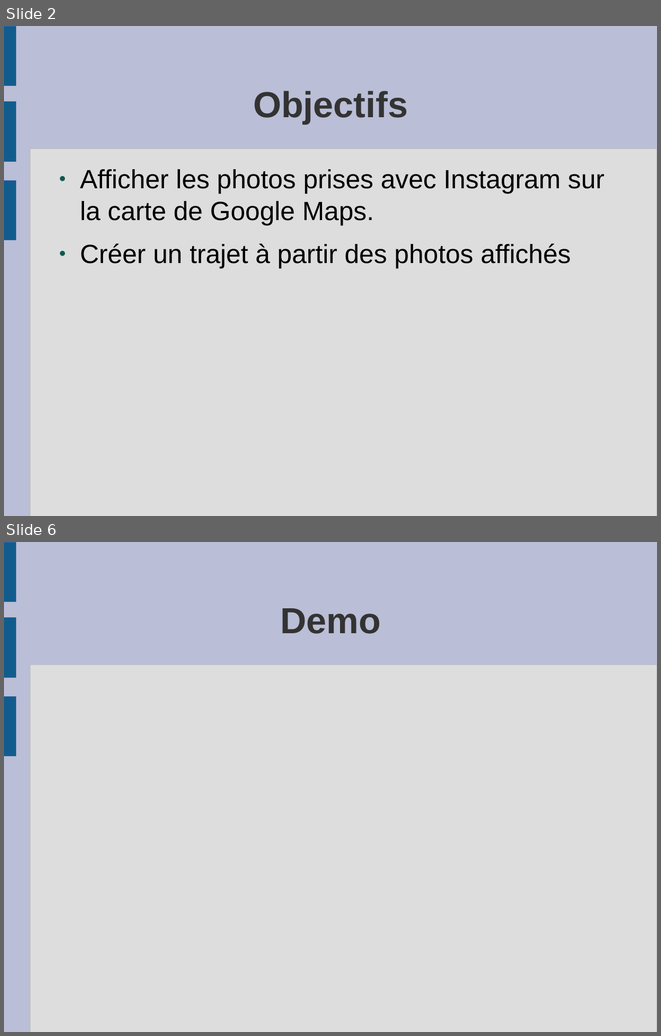
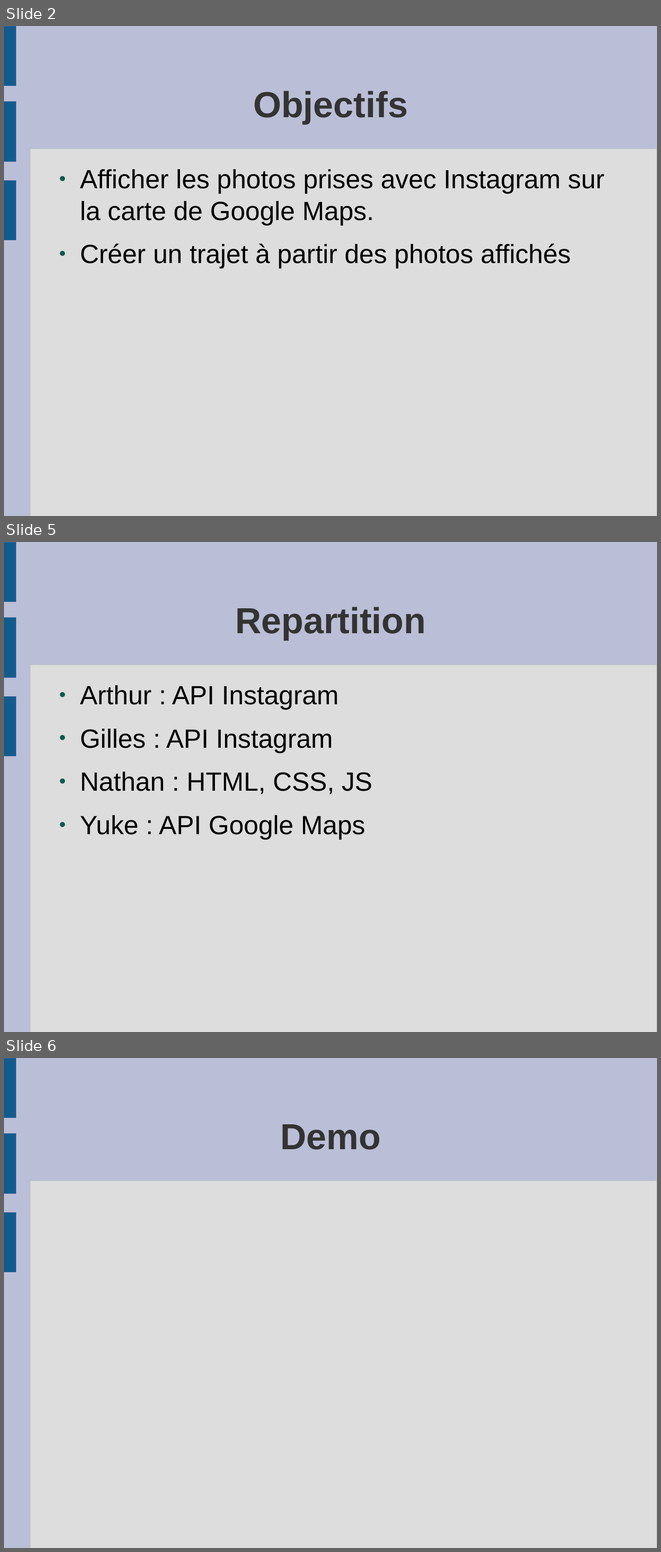
Before and after one commit to NOualet/ArchiWeb_GroupC, a slide deck: Doc/presentationOral.odp. Shown one above the other, each under a label of ours: slides 2 and 6 before the commit, slides 2, 5 and 6 after it; the slides between them are not shown. The pictures are 661x1036 and 661x1552 pixels, drawn with LibreOffice and Linux fonts; fonts in the diff are those of the drawing. Boxes give left, top, right and bottom in pixels: in the first picture for what was removed or moved away, otherwise in the second. Text is boxed around its words. In the diff, an @@ line names an element or a change of style, - is before the commit and + after.

```diff
--- a/Doc/presentationOral.odp
+++ b/Doc/presentationOral.odp
@@ slide 5 added at [4,542,657,1032], background #BABED6; not listed: 4 template elements that a slide beside it also shows @@
@@ title added at [235,607,426,640], 44 pt, text #333333, bold @@
+Repartition
@@ text added at [80,685,372,839], 32 pt, text #000000 @@
+● Arthur : API Instagram
+● Gilles : API Instagram
+● Nathan : HTML, CSS, JS
+● Yuke : API Google Maps
```
Also in this commit, not shown: 1 slide changed, 1 other slide added, 2 slides removed, 1 other file.
